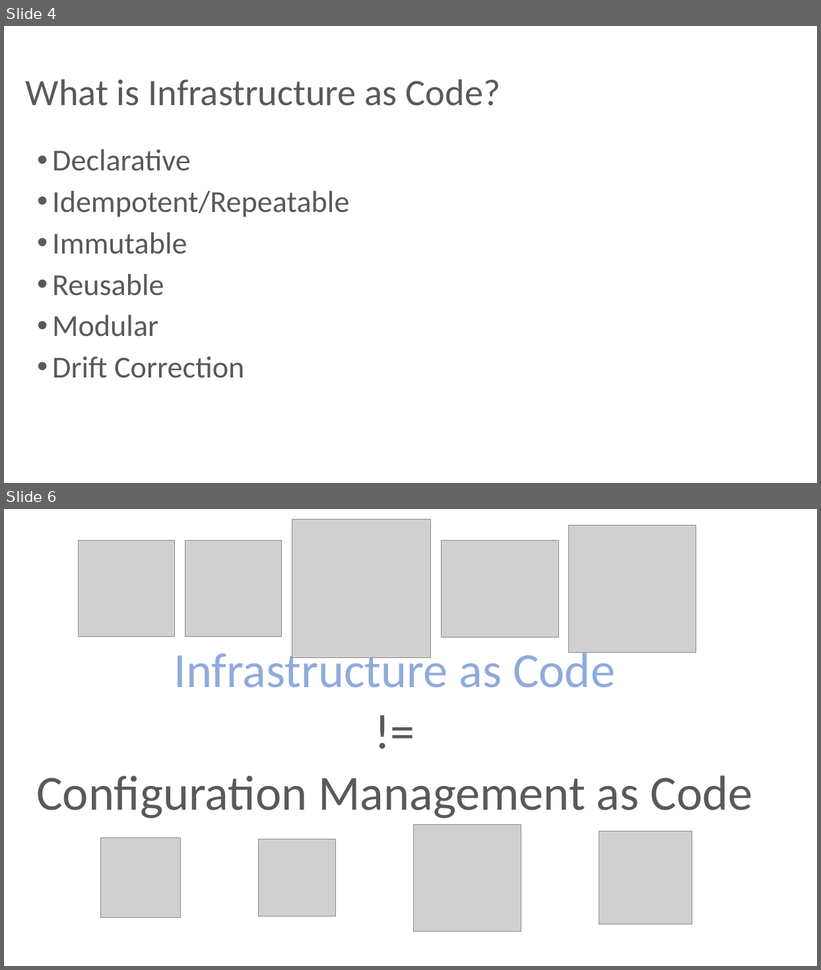
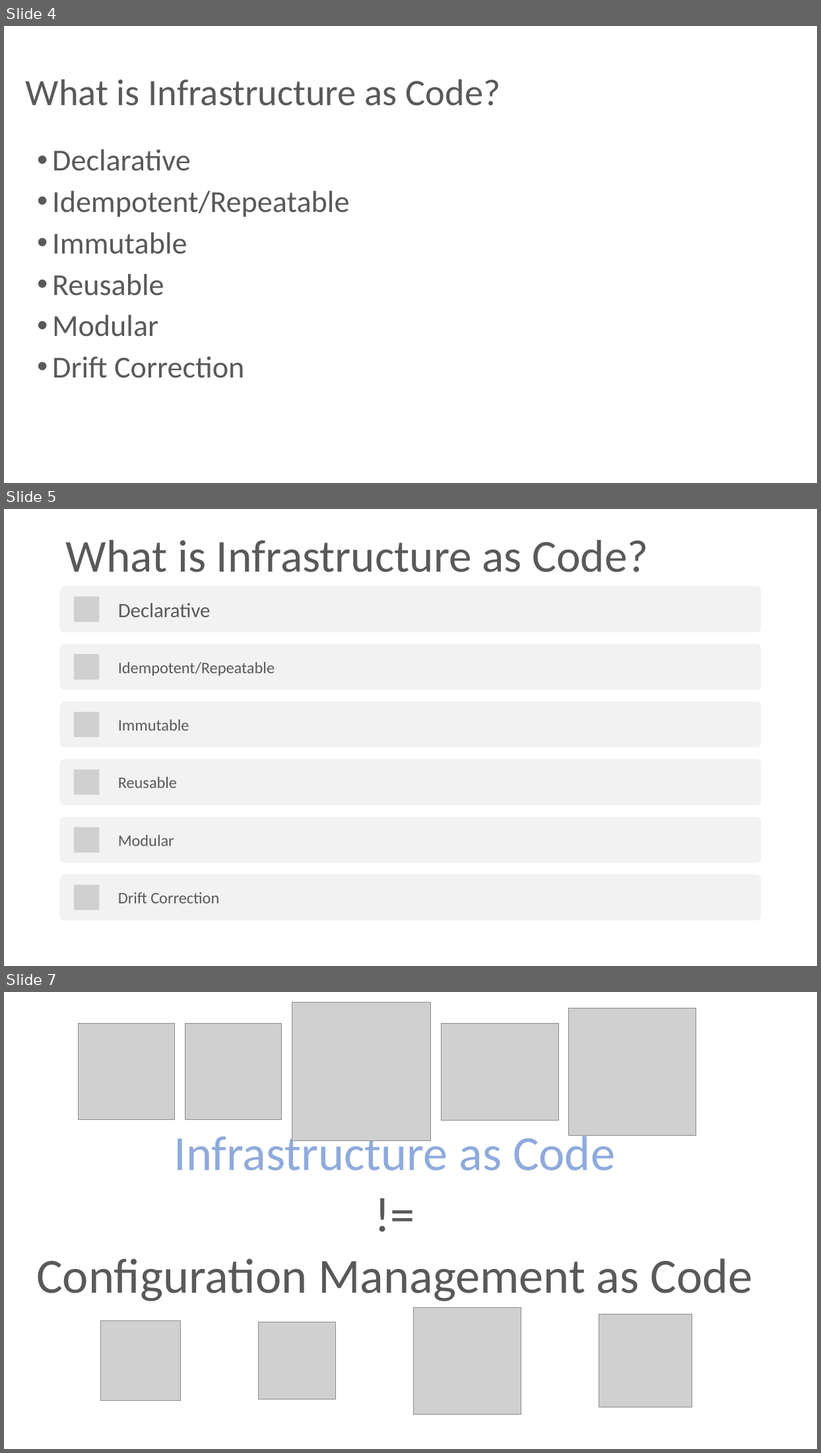
Before and after one commit to anantakjena/events, a slide deck: London Microsoft Devops 17_09_20/Introduction to IaC.pptx. Shown one above the other, each under a label of ours: slides 4 and 6 before the commit, slides 4, 5 and 7 after it; the slides between them are not shown. The pictures are 821x970 and 821x1453 pixels, drawn with LibreOffice and Linux fonts; fonts in the diff are those of the drawing; grey boxes stand for pictures. Boxes give left, top, right and bottom in pixels: in the first picture for what was removed or moved away, otherwise in the second. Text is boxed around its words. In the diff, an @@ line names an element or a change of style, - is before the commit and + after.

```diff
--- a/London Microsoft Devops 17_09_20/Introduction to IaC.pptx
+++ b/London Microsoft Devops 17_09_20/Introduction to IaC.pptx
@@ slide 5 added at <box>4,509,817,966</box>, background #FFFFFF @@
@@ title added at <box>66,540,648,572</box>, 54 pt, text #595959 @@
+What is Infrastructure as Code?
@@ group added at <box>60,586,762,921</box>: 6 rounded rectangles, 6 pictures, 6 texts @@
+Declarative
+Idempotent/Repeatable
+Immutable
+Reusable
+Modular
+Drift Correction
@@ what was slide 6 is now slide 7 @@
```
Also in this commit, not shown: 3 slides changed, 2 other slides added.
